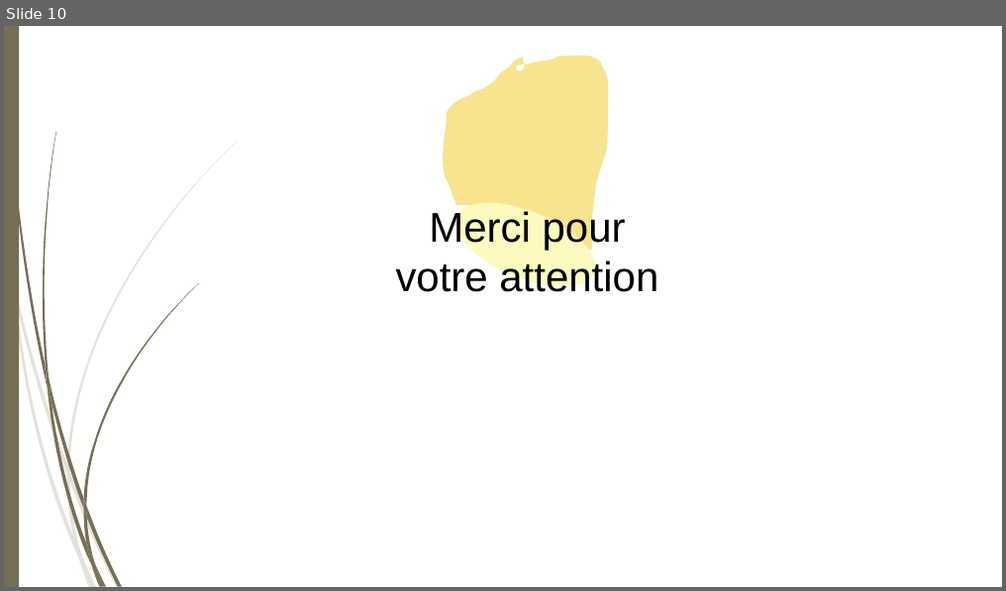
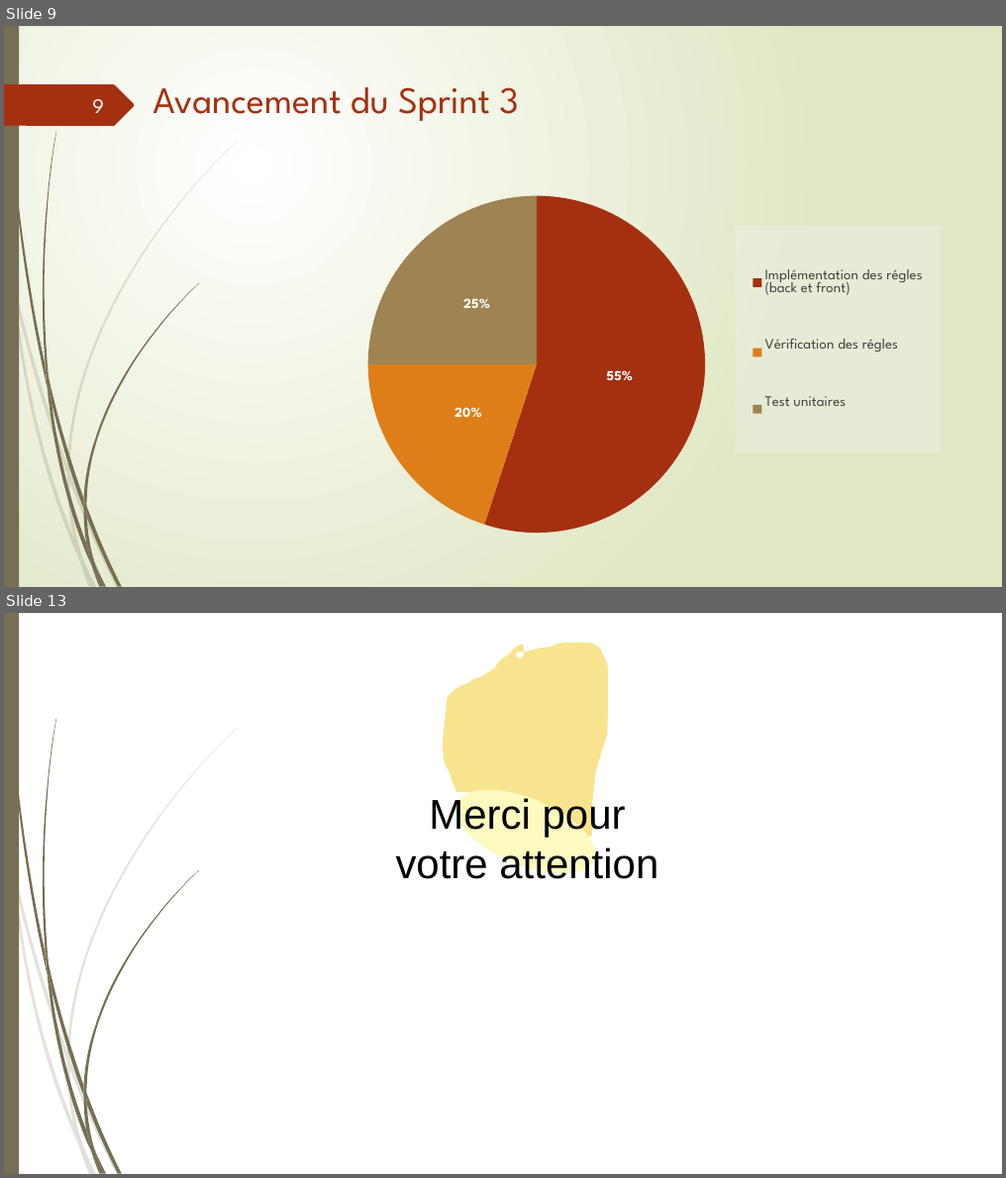
Before and after one commit to abes-esr/kalidos, a slide deck: doc/comité-pilotage.pptx. Shown one above the other, each under a label of ours: slide 10 before the commit, slides 9 and 13 after it; the slides between them are not shown. The pictures are 1006x591 and 1006x1178 pixels, drawn with LibreOffice and Linux fonts; fonts in the diff are those of the drawing; background and template pictures are left out. Boxes give left, top, right and bottom in pixels: in the first picture for what was removed or moved away, otherwise in the second. Text is boxed around its words. In the diff, an @@ line names an element or a change of style, - is before the commit and + after.

```diff
--- a/doc/comité-pilotage.pptx
+++ b/doc/comité-pilotage.pptx
@@ slide 9 added at [4,26,1002,587], background gradient #FFFFFF to #DFE8C4; not listed: 23 template elements that a slide beside it also shows @@
@@ freeform shape added at [4,84,135,126], fill #A53010 @@
@@ pie chart added at [120,79,956,534] @@
+categories: Implémentation des régles (back et front), Vérification des régles, Test unitaires
+Series 1: 55, 20, 25
@@ page number added at [92,99,104,113], 20 pt, text #FEFFFF @@
+9
@@ title added at [152,87,518,121], 36 pt, text #A53010 @@
+Avancement du Sprint 3
@@ what was slide 10 is now slide 13 @@
```
Also in this commit, not shown: 9 slides changed, 2 other slides added.
